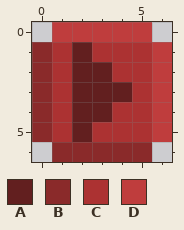
Edited in one commit: pixel-art file (Assets/Aseprite/not.aseprite). Above is the file before it was changed.
7x7 pixels, 1 frame.
Palette (. is transparent): A #621f1f  B #8a2a2a  C #ac3232  D #bf3d3d
Pixels before, first column x 0:
0 .DDDDD.
1 BCACCCD
2 BCAACCD
3 BCAAACD
4 BCAACCD
5 BCACCCD
6 .BBBBB.
And afterwards:
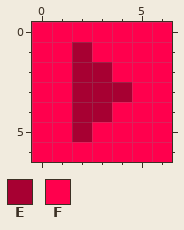
Colours new in this view: E #a70032  F #ff004d
Difference:
Changed rows in their new state; - is an unchanged pixel.
first column x 0:
0 FFFFFFF
1 FFEFFFF
2 FFEEFFF
3 FFEEEFF
4 FFEEFFF
5 FFEFFFF
6 FFFFFFF
Boxes around the changes in both pictures, in picture pixels (x1, y1, x2, y2):
changed: (32, 22, 172, 162)
